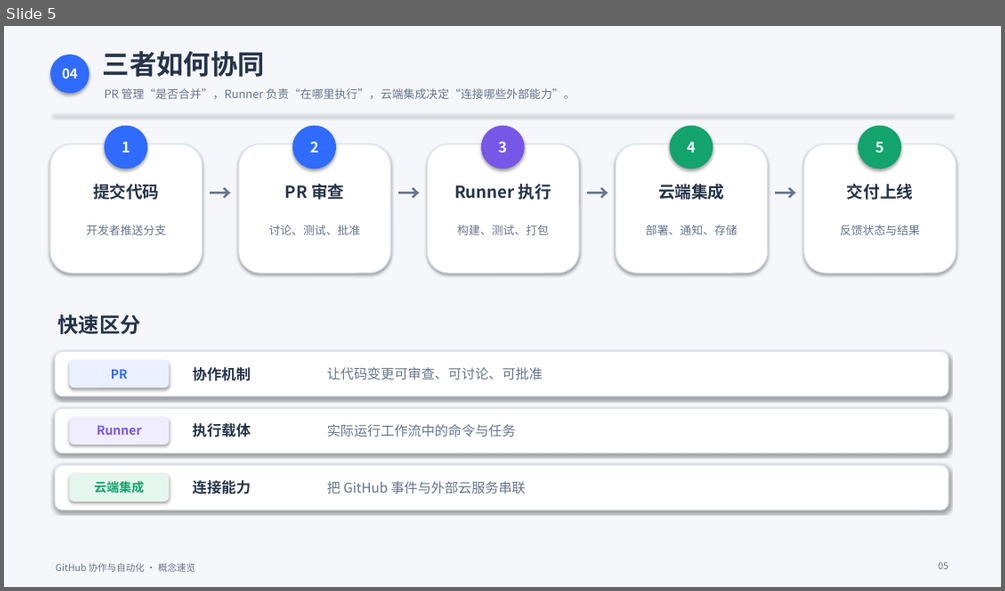
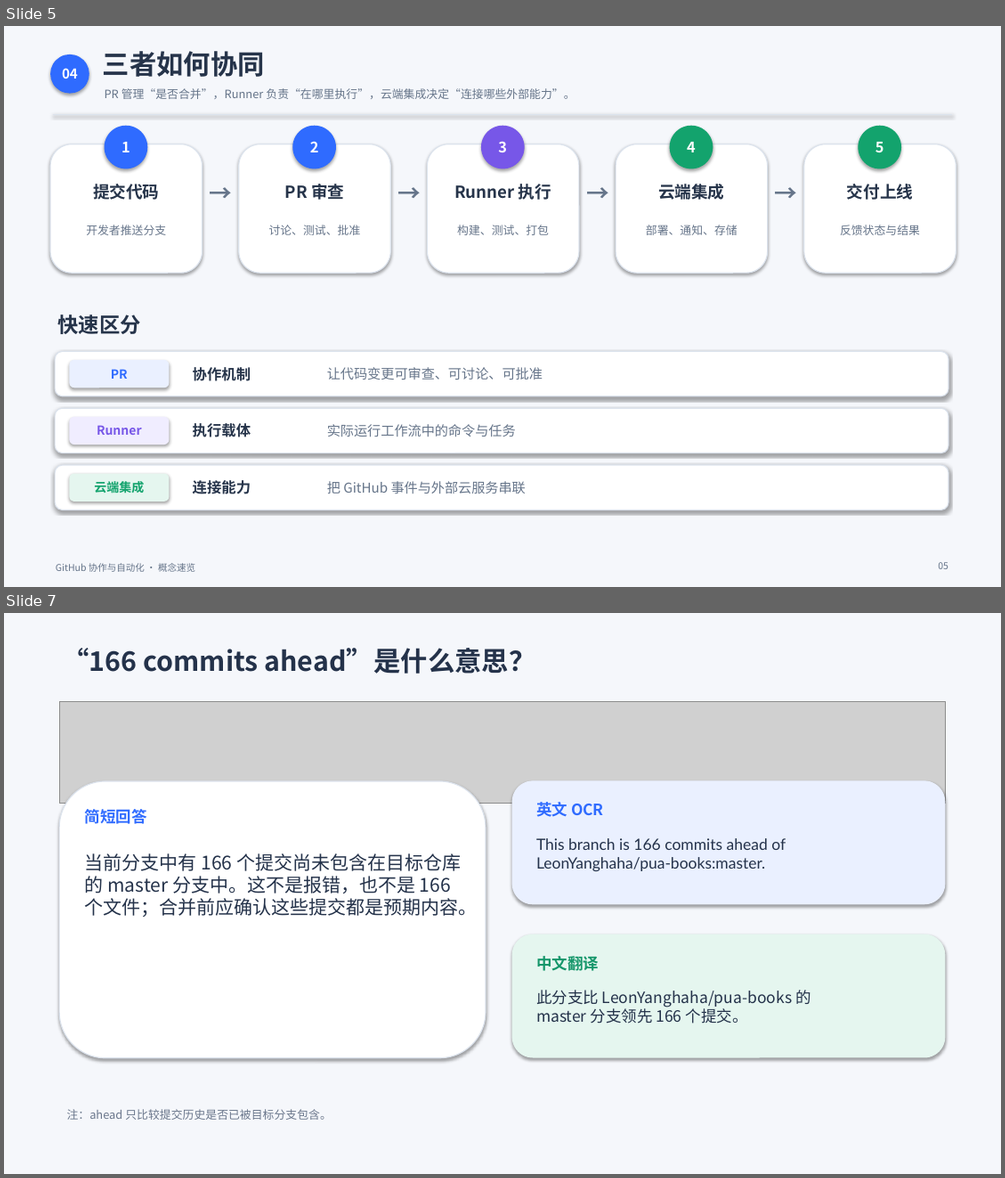
Before and after one commit to 36613453226Wallen/R-Calendar, a slide deck: Files/PPT-Producer/Teaching-Associate教授の助理 职位/GitHub三大核心概念.pptx. Shown one above the other, each under a label of ours: slide 5 before the commit, slides 5 and 7 after it; the slides between them are not shown. The pictures are 1005x591 and 1005x1178 pixels, drawn with LibreOffice and Linux fonts; fonts in the diff are those of the drawing; grey boxes stand for pictures. Boxes give left, top, right and bottom in pixels: in the first picture for what was removed or moved away, otherwise in the second. Text is boxed around its words. In the diff, an @@ line names an element or a change of style, - is before the commit and + after.

```diff
--- a/Files/PPT-Producer/Teaching-Associate教授の助理 职位/GitHub三大核心概念.pptx
+++ b/Files/PPT-Producer/Teaching-Associate教授の助理 职位/GitHub三大核心概念.pptx
@@ slide 7 added at (4, 613, 1001, 1174), background #F5F7FB @@
@@ text added at (62, 648, 536, 674), 26 pt, text #24324A, bold @@
+“166 commits ahead”是什么意思？
@@ picture added at (59, 701, 946, 803) @@
@@ rounded rectangle added at (59, 781, 485, 1058), fill #FFFFFF, outline #DCE3ED 1 pt @@
@@ rounded rectangle added at (512, 781, 945, 904), fill #EAF0FF, outline #EAF0FF 1 pt @@
@@ text added at (85, 809, 147, 824), 15 pt, text #2F6BFF, bold @@
+简短回答
@@ text added at (536, 802, 604, 817), 15 pt, text #2F6BFF, bold @@
+英文 OCR
@@ text added at (536, 838, 785, 871), 15 pt, text #24324A @@
+This branch is 166 commits ahead of
+LeonYanghaha/pua-books:master.
@@ text added at (85, 853, 477, 916), 18 pt, text #24324A @@
+当前分支中有 166 个提交尚未包含在目标仓库的 master 分支中。这不是报错，也不是 166 个文件；合并前应确认这些提交都是预期内容。
@@ rounded rectangle added at (512, 934, 945, 1057), fill #E5F6EF, outline #E5F6EF 1 pt @@
@@ text added at (536, 956, 599, 971), 15 pt, text #15966A, bold @@
+中文翻译
@@ text added at (536, 989, 810, 1023), 15 pt, text #24324A @@
+此分支比 LeonYanghaha/pua-books 的
+master 分支领先 166 个提交。
@@ text added at (67, 1109, 331, 1119), 11 pt, text #6B778C @@
+注：ahead 只比较提交历史是否已被目标分支包含。
```
Also in this commit, not shown: 2 other files.
